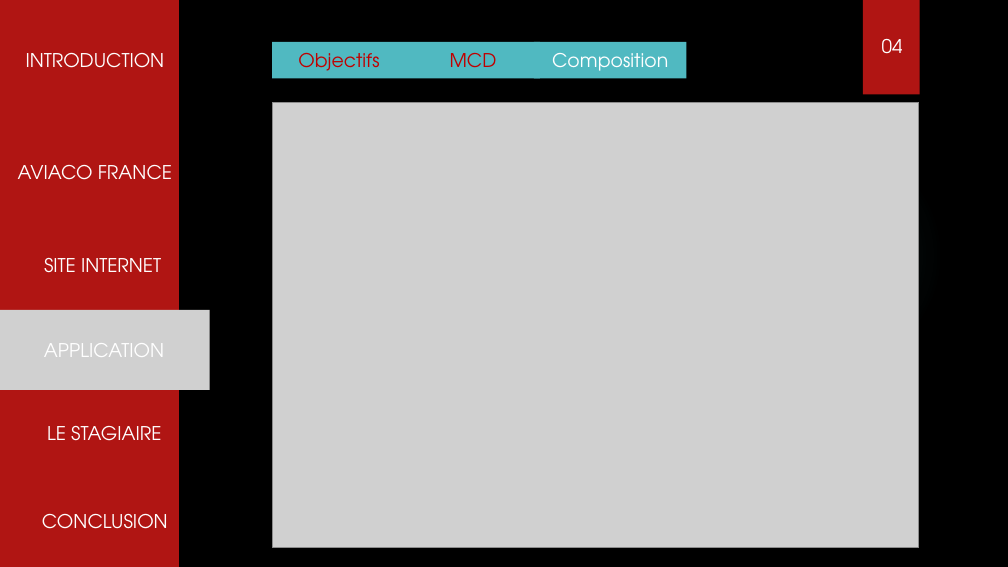
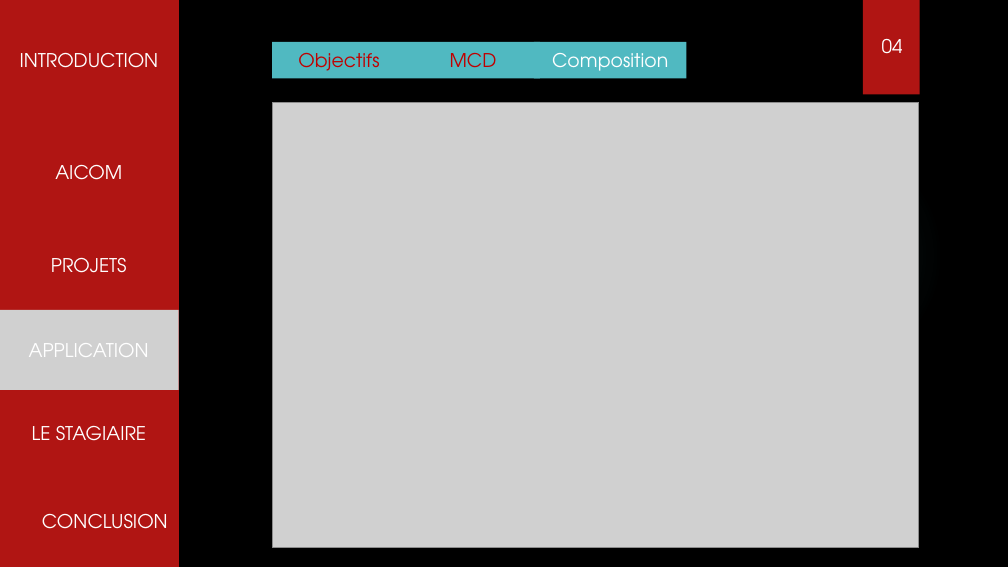
Before and after one commit to tochyvn/ma_banque_document, a slide deck: slide 10 of Aviaco france.pptx. Drawn at 1008x567 pixels with LibreOffice and Linux fonts; fonts in the diff are those of the drawing; grey boxes stand for pictures; background and template pictures are left out. Boxes give left, top, right and bottom in pixels: in the first picture for what was removed or moved away, otherwise in the second. Text is boxed around its words. In the diff, an @@ line names an element or a change of style, - is before the commit and + after.

```diff
--- a/Aviaco france.pptx
+++ b/Aviaco france.pptx
@@ text "INTRODUCTION" moved from (x1=26, y1=52, x2=165, y2=68) to (x1=20, y1=52, x2=159, y2=68) @@
@@ text at (x1=55, y1=164, x2=122, y2=180): text changed @@
-AVIACO FRANCE
+AICOM
@@ text at (x1=51, y1=257, x2=127, y2=273): text changed @@
-SITE INTERNET
+PROJETS
@@ picture "APPLICATION" resized from (x1=0, y1=310, x2=209, y2=390) to (x1=0, y1=310, x2=178, y2=390) @@
@@ text "LE STAGIAIRE" moved from (x1=47, y1=426, x2=161, y2=441) to (x1=32, y1=426, x2=146, y2=441) @@
```
Also in this commit, not shown: 7 other slides changed.
